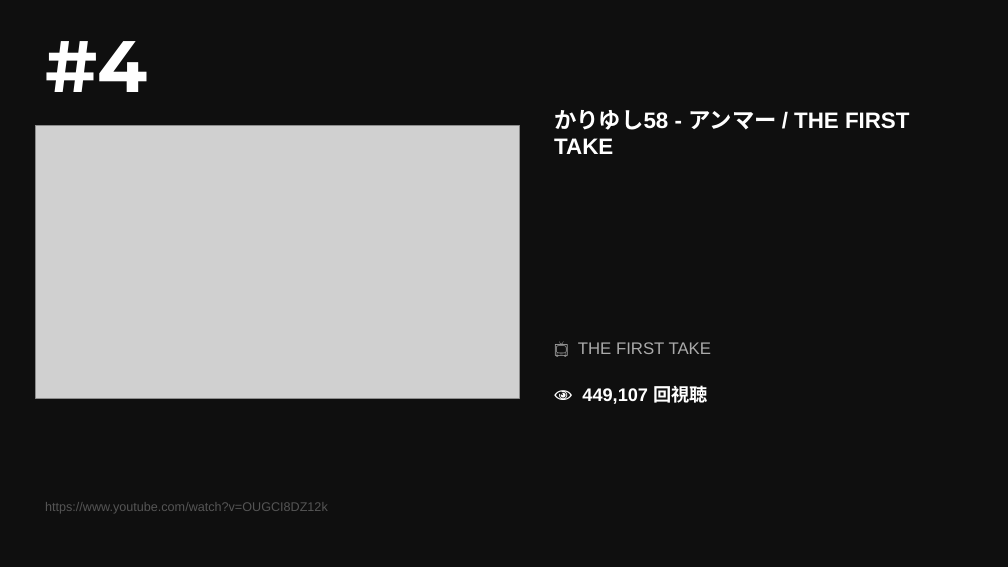
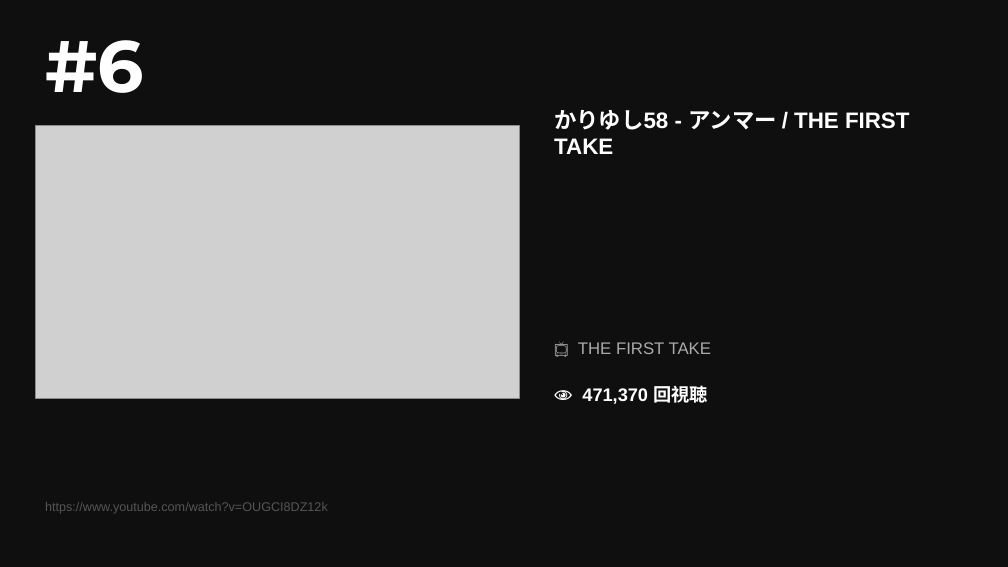
Before and after one commit to asaneasaburo0910-hub/youtube-crawler, a slide deck: slide 6 of youtube_ranking_20260510.pptx (slide 8 before the commit). Drawn at 1008x567 pixels with LibreOffice and Linux fonts; fonts in the diff are those of the drawing; grey boxes stand for pictures. Boxes give left, top, right and bottom in pixels: in the first picture for what was removed or moved away, otherwise in the second. Text is boxed around its words. In the diff, an @@ line names an element or a change of style, - is before the commit and + after.

```diff
--- a/youtube_ranking_20260510.pptx
+++ b/youtube_ranking_20260510.pptx
@@ text at box(45, 40, 144, 93): text changed @@
-#4
+#6
@@ text at box(582, 382, 708, 406): text changed @@
-👁 449,107 回視聴
+👁 471,370 回視聴
```
Also in this commit, not shown: 13 other slides changed.
